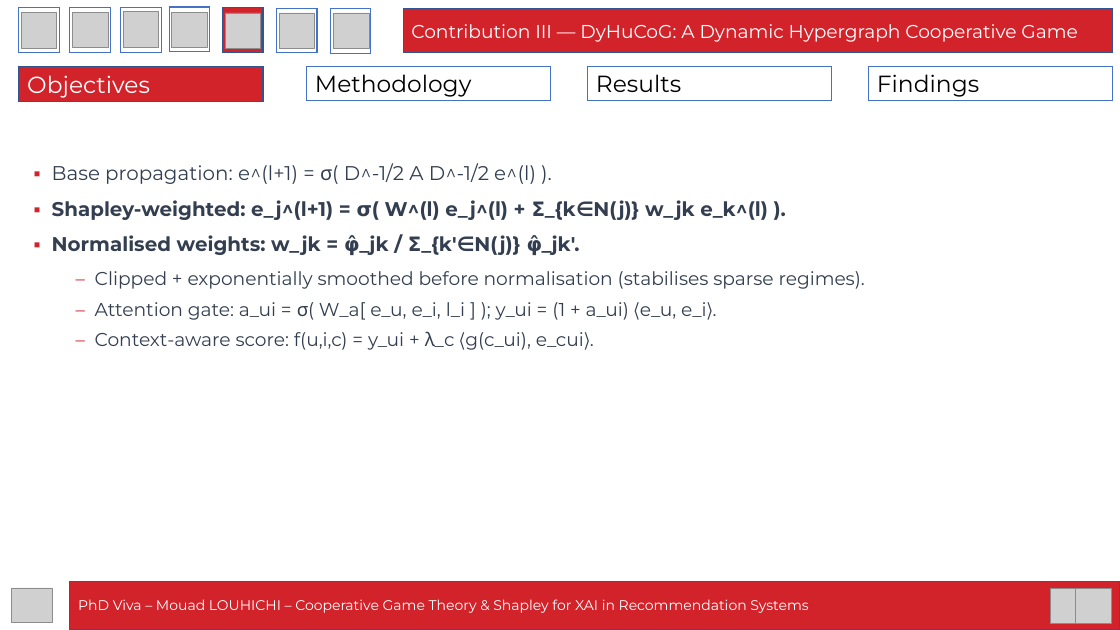
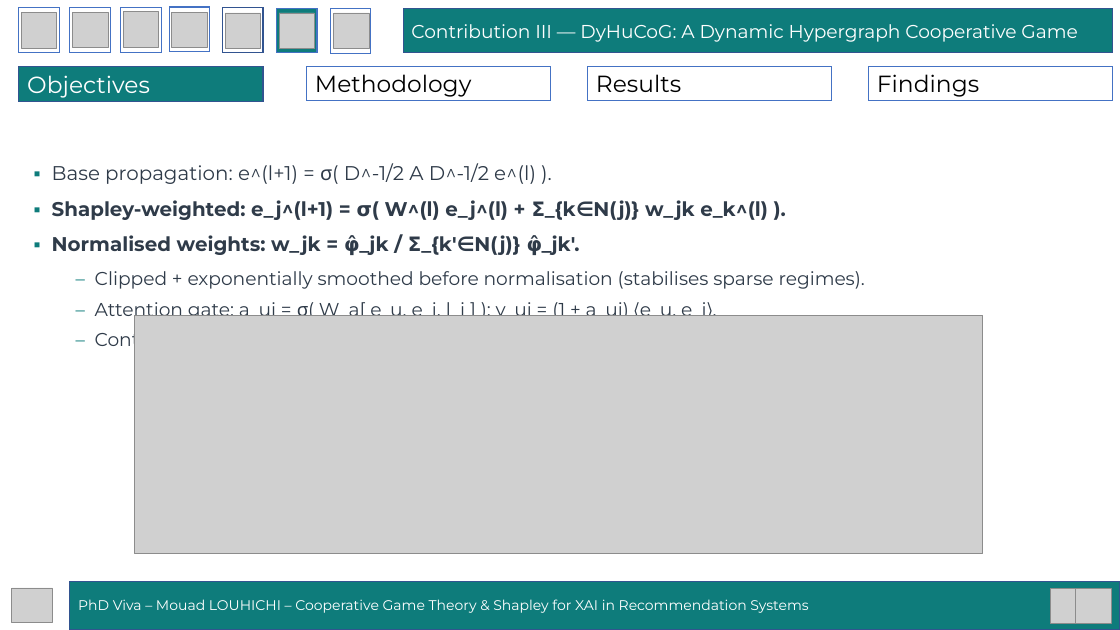
Before and after one commit to mouadlouhichi/phd-prep, a slide deck: slide 43 of viva/MOUAD_LOUHICHI_VIVA_40min.pptx. Drawn at 1120x630 pixels with LibreOffice and Linux fonts; fonts in the diff are those of the drawing; grey boxes stand for pictures. Boxes give left, top, right and bottom in pixels: in the first picture for what was removed or moved away, otherwise in the second. Text is boxed around its words. In the diff, an @@ line names an element or a change of style, - is before the commit and + after.

Commit message:
Fix active-tab navigation, switch to teal palette, add architecture figures
- Correct the 7-tab navigation highlight so each slide shows the tab of
  the section it belongs to (Intro=1, Context=2, Protocols=3, C1=4, C2=5,
  C3=6, Conclusion=7). Previously content slides always highlighted tab 3
  and contribution slides tab 5 (the archetype's frozen highlight).
- Replace the ENSIAS red accent with a teal + charcoal palette (ACCENT
  #0E7C7B, DEEP #0A5F5E, powder panels) chosen for WCAG AA contrast.
- Generate and embed three architecture diagrams (C1 PCA->KMeans->LightGBM
  ->TreeSHAP pipeline, C2 multi-level hierarchy with Prop 6.1, C3 DyHuCoG
  hypergraph message passing) via a new viva/figures.py PIL generator.
- Ignore regenerated viva/_figs and viva/_glyphs artifacts.

```diff
--- a/viva/MOUAD_LOUHICHI_VIVA_40min.pptx
+++ b/viva/MOUAD_LOUHICHI_VIVA_40min.pptx
@@ rectangle at box(223, 8, 263, 52): fill #D2222A to #FFFFFF @@
@@ rectangle at box(276, 8, 317, 53): fill #FFFFFF to #0E7C7B @@
@@ fill #D2222A to #0E7C7B in 3 elements at box(70, 581, 1120, 629), box(403, 8, 1113, 53), box(19, 67, 264, 102) @@
@@ text "▪ Base propagation: e^(l+1) = ..." at box(52, 163, 865, 352): text colour #D2222A to #0E7C7B in "▪", "▪", "▪", "–" and 2 more places; text colour #333F50 to #2F3B49 @@
@@ picture added at box(134, 315, 983, 554) @@
```
Also in this commit, not shown: 58 other slides changed, 3 other files.
